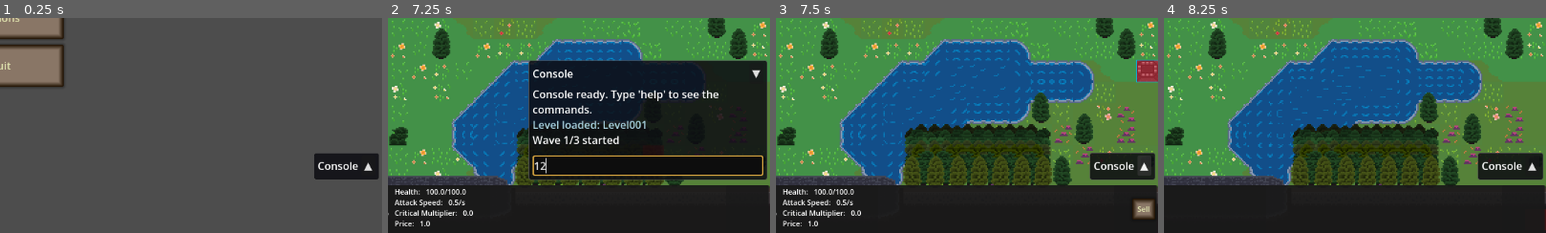
Above: before the commit, frames 1-4 (left to right).
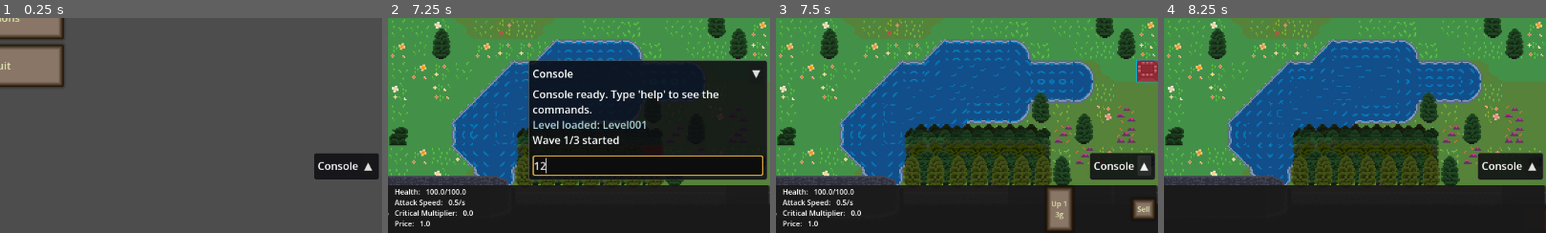
Above: after the commit, the same moments.

Repository: VelluVu/tower_def
Game: Godot game, scene res://scenes/main.tscn
The game is run twice, just before and just after one commit, with the same random seed, the same clock (stepped at 60 frames per second) and the same inputs. The engine's default icon, where the game draws it, is replaced by a stand-in: a white triangle on a blue panel in a dark square.
Inputs (mouse positions are % of the whole screen's width and height, from its top left):
- Up to frame 1 (0.25 s): no input
- Up to frame 2 (7.25 s): click "Start New Game" at 0.5 s; click (12, 87) at 1.27 s; click "start" at 2 s; click "Start wave" at 2.75 s; click "<<" at 3.5 s; click ">>" at 4.25 s; click (2, 92) at 5.02 s; click "▲" at 5.75 s; click (84, 84) at 6.52 s; type "12" at 6.6 s
- Up to frame 3 (7.5 s): click "▼" at 7.25 s
- Up to frame 4 (8.25 s): click "Sell" at 8 s
The pictures show only the part of the screen within x 50-100%, y 50-100%; the shares and areas given below are measured in that part.

Frames 1-2 are identical in both runs. In frame 3, 1.3% of the frame differs, in the area x 71-78%, y 79-99%; in frame 4, nothing differs.

Commit message:
Gold upgrades per building type with their own effects
Each building type gets its own BuildingUpgradeData: +15% damage on every
step plus attack speed (Bolter), radius (Nova), range (Beamer) or re-arm
speed (Leopard Trap). Walls get +25% max health per step at 3-10 gold and
keep the damage they have taken when upgraded. Decisions in the design doc.

Co-Authored-By: Claude Opus 5.5 <noreply@anthropic.com>

Diff:
--- a/scenes/unit/building/buildings/leopard_trap.tscn
+++ b/scenes/unit/building/buildings/leopard_trap.tscn
@@ -19,7 +19,7 @@
 [ext_resource type="Script" path="res://scenes/unit/skills/damage_data.gd" id="17_ykudp"]
 [ext_resource type="Script" path="res://scenes/unit/skills/overtime_effect_data.gd" id="18_gagl5"]
 [ext_resource type="Script" path="res://scenes/unit/modifier_manager.gd" id="19_3ukhc"]
-[ext_resource type="Resource" path="res://scenes/upgrades/building_upgrades/tower_upgrade_data.tres" id="0_upgradedata"]
+[ext_resource type="Resource" path="res://scenes/upgrades/building_upgrades/leopard_trap_upgrade_data.tres" id="0_upgradedata"]
 
 [sub_resource type="PhysicsMaterial" id="PhysicsMaterial_4ih23"]
 
--- a/scenes/unit/building/buildings/puffe_beamer.tscn
+++ b/scenes/unit/building/buildings/puffe_beamer.tscn
@@ -39,7 +39,7 @@
 [ext_resource type="Texture2D" uid="uid://b6lo5eq5siv2u" path="res://assets/art/ui/poison_element_icon.png" id="36_kci3i"]
 [ext_resource type="Texture2D" uid="uid://cw3b3xwravgoe" path="res://assets/art/units/evolve_glow.png" id="37_wqnxk"]
 [ext_resource type="Script" uid="uid://t7tjigistc7i" path="res://scenes/unit/modifier_manager.gd" id="39_8emt4"]
-[ext_resource type="Resource" path="res://scenes/upgrades/building_upgrades/tower_upgrade_data.tres" id="0_upgradedata"]
+[ext_resource type="Resource" path="res://scenes/upgrades/building_upgrades/beamer_upgrade_data.tres" id="0_upgradedata"]
 
 [sub_resource type="RectangleShape2D" id="RectangleShape2D_nli7h"]
 size = Vector2(16, 16)
--- a/scenes/unit/building/buildings/puffe_bolter.tscn
+++ b/scenes/unit/building/buildings/puffe_bolter.tscn
@@ -40,7 +40,7 @@
 [ext_resource type="Texture2D" uid="uid://4vr2yacqou07" path="res://assets/art/ui/frost_element_icon.png" id="31_t8h32"]
 [ext_resource type="Texture2D" uid="uid://b6lo5eq5siv2u" path="res://assets/art/ui/poison_element_icon.png" id="36_5eit6"]
 [ext_resource type="Script" path="res://scenes/unit/modifier_manager.gd" id="40_o7aqn"]
-[ext_resource type="Resource" path="res://scenes/upgrades/building_upgrades/tower_upgrade_data.tres" id="0_upgradedata"]
+[ext_resource type="Resource" path="res://scenes/upgrades/building_upgrades/bolter_upgrade_data.tres" id="0_upgradedata"]
 
 [sub_resource type="RectangleShape2D" id="RectangleShape2D_jxaqe"]
 size = Vector2(16, 16)
--- a/scenes/unit/building/buildings/puffe_nova.tscn
+++ b/scenes/unit/building/buildings/puffe_nova.tscn
@@ -40,7 +40,7 @@
 [ext_resource type="Texture2D" uid="uid://4vr2yacqou07" path="res://assets/art/ui/frost_element_icon.png" id="32_u1lqf"]
 [ext_resource type="Texture2D" uid="uid://b6lo5eq5siv2u" path="res://assets/art/ui/poison_element_icon.png" id="37_ywbce"]
 [ext_resource type="Script" path="res://scenes/unit/modifier_manager.gd" id="40_wh8uf"]
-[ext_resource type="Resource" path="res://scenes/upgrades/building_upgrades/tower_upgrade_data.tres" id="0_upgradedata"]
+[ext_resource type="Resource" path="res://scenes/upgrades/building_upgrades/nova_upgrade_data.tres" id="0_upgradedata"]
 
 [sub_resource type="RectangleShape2D" id="RectangleShape2D_jxaqe"]
 size = Vector2(16, 16)
--- a/scenes/unit/building/buildings/wall.tscn
+++ b/scenes/unit/building/buildings/wall.tscn
@@ -18,6 +18,7 @@
 [ext_resource type="PackedScene" uid="uid://bp7hd4rdex5do" path="res://scenes/unit/skills/skill_state_timers.tscn" id="16_waran"]
 [ext_resource type="Script" path="res://scenes/unit/skills/damage_data.gd" id="17_35ks3"]
 [ext_resource type="Script" path="res://scenes/unit/modifier_manager.gd" id="18_l28n7"]
+[ext_resource type="Resource" path="res://scenes/upgrades/building_upgrades/wall_upgrade_data.tres" id="0_upgradedata"]
 
 [sub_resource type="PhysicsMaterial" id="PhysicsMaterial_4ih23"]
 
@@ -412,6 +413,7 @@
 
 [node name="EvolveTree" type="Node" parent="."]
 script = ExtResource("11_0j38t")
+upgrade_data = ExtResource("0_upgradedata")
 
 [node name="EvolveBranch" type="Node" parent="EvolveTree"]
 script = ExtResource("12_ipd6y")
--- a/scenes/upgrades/building_type_upgrades.gd
+++ b/scenes/upgrades/building_type_upgrades.gd
@@ -145,8 +145,15 @@
 
 
 func _apply_upgrade(building : Building) -> void:
+	#Health is not modified with MaxHealth, so keep the damage taken and add the new max on top
+	var missing_health : float = building.stats.get_stat_value(Utils.StatType.MaxHealth) - building.stats.get_stat_value(Utils.StatType.Health)
+
 	for resource in building.evolve_tree.upgrade_data.upgrade_resources:
 		building.modifier_manager.add_modifier(resource.get_modifier_data())
+
+	var health : Stat = building.stats.get_stat(Utils.StatType.Health)
+	if health != null:
+		health.value = building.stats.get_stat_value(Utils.StatType.MaxHealth) - missing_health
 
 
 func _apply_evolve(building : Building, leaf_path : NodePath) -> void:
--- /dev/null
+++ b/scenes/upgrades/building_upgrades/beamer_upgrade_data.tres
@@ -0,0 +1,33 @@
+[gd_resource type="Resource" script_class="BuildingUpgradeData" format=3]
+
+[ext_resource type="Script" path="res://scenes/upgrades/building_upgrade_data.gd" id="1_data"]
+[ext_resource type="Script" path="res://scenes/unit/evolve_tree/evolve_resource.gd" id="2_evolve"]
+
+[sub_resource type="Resource" id="Resource_damage"]
+script = ExtResource("2_evolve")
+modifier_type = 0
+elements = 15
+modify_stat_type = 2
+modify_type = 2
+is_randomized_modify_value = false
+is_percent = true
+modify_value = 0.15
+evolve_name = "Damage"
+
+[sub_resource type="Resource" id="Resource_attack_range"]
+script = ExtResource("2_evolve")
+modifier_type = 0
+elements = 15
+modify_stat_type = 5
+modify_type = 0
+is_randomized_modify_value = false
+is_percent = false
+modify_value = 0.25
+evolve_name = "Attack Range"
+
+[resource]
+script = ExtResource("1_data")
+upgrade_resources = Array[ExtResource("2_evolve")]([SubResource("Resource_damage"), SubResource("Resource_attack_range")])
+upgrade_cost_ratios = Array[float]([0.5, 0.75, 1.0, 1.25, 1.5, 1.75])
+evolve_cost_ratios = Array[float]([1.5, 2.5, 4.0])
+upgrades_per_tier = 2
--- /dev/null
+++ b/scenes/upgrades/building_upgrades/leopard_trap_upgrade_data.tres
@@ -0,0 +1,33 @@
+[gd_resource type="Resource" script_class="BuildingUpgradeData" format=3]
+
+[ext_resource type="Script" path="res://scenes/upgrades/building_upgrade_data.gd" id="1_data"]
+[ext_resource type="Script" path="res://scenes/unit/evolve_tree/evolve_resource.gd" id="2_evolve"]
+
+[sub_resource type="Resource" id="Resource_damage"]
+script = ExtResource("2_evolve")
+modifier_type = 0
+elements = 15
+modify_stat_type = 2
+modify_type = 2
+is_randomized_modify_value = false
+is_percent = true
+modify_value = 0.15
+evolve_name = "Damage"
+
+[sub_resource type="Resource" id="Resource_attack_speed"]
+script = ExtResource("2_evolve")
+modifier_type = 0
+elements = 15
+modify_stat_type = 6
+modify_type = 0
+is_randomized_modify_value = false
+is_percent = true
+modify_value = 0.1
+evolve_name = "Re-arm Speed"
+
+[resource]
+script = ExtResource("1_data")
+upgrade_resources = Array[ExtResource("2_evolve")]([SubResource("Resource_damage"), SubResource("Resource_attack_speed")])
+upgrade_cost_ratios = Array[float]([0.5, 0.75, 1.0, 1.25, 1.5, 1.75])
+evolve_cost_ratios = Array[float]([1.5, 2.5, 4.0])
+upgrades_per_tier = 2
--- /dev/null
+++ b/scenes/upgrades/building_upgrades/nova_upgrade_data.tres
@@ -0,0 +1,33 @@
+[gd_resource type="Resource" script_class="BuildingUpgradeData" format=3]
+
+[ext_resource type="Script" path="res://scenes/upgrades/building_upgrade_data.gd" id="1_data"]
+[ext_resource type="Script" path="res://scenes/unit/evolve_tree/evolve_resource.gd" id="2_evolve"]
+
+[sub_resource type="Resource" id="Resource_damage"]
+script = ExtResource("2_evolve")
+modifier_type = 0
+elements = 15
+modify_stat_type = 2
+modify_type = 2
+is_randomized_modify_value = false
+is_percent = true
+modify_value = 0.15
+evolve_name = "Damage"
+
+[sub_resource type="Resource" id="Resource_attack_range"]
+script = ExtResource("2_evolve")
+modifier_type = 0
+elements = 15
+modify_stat_type = 5
+modify_type = 0
+is_randomized_modify_value = false
+is_percent = false
+modify_value = 0.25
+evolve_name = "Attack Range"
+
+[resource]
+script = ExtResource("1_data")
+upgrade_resources = Array[ExtResource("2_evolve")]([SubResource("Resource_damage"), SubResource("Resource_attack_range")])
+upgrade_cost_ratios = Array[float]([0.5, 0.75, 1.0, 1.25, 1.5, 1.75])
+evolve_cost_ratios = Array[float]([1.5, 2.5, 4.0])
+upgrades_per_tier = 2
--- /dev/null
+++ b/scenes/upgrades/building_upgrades/wall_upgrade_data.tres
@@ -0,0 +1,22 @@
+[gd_resource type="Resource" script_class="BuildingUpgradeData" format=3]
+
+[ext_resource type="Script" path="res://scenes/upgrades/building_upgrade_data.gd" id="1_data"]
+[ext_resource type="Script" path="res://scenes/unit/evolve_tree/evolve_resource.gd" id="2_evolve"]
+
+[sub_resource type="Resource" id="Resource_max_health"]
+script = ExtResource("2_evolve")
+modifier_type = 0
+elements = 15
+modify_stat_type = 1
+modify_type = 2
+is_randomized_modify_value = false
+is_percent = true
+modify_value = 0.25
+evolve_name = "Max Health"
+
+[resource]
+script = ExtResource("1_data")
+upgrade_resources = Array[ExtResource("2_evolve")]([SubResource("Resource_max_health")])
+upgrade_cost_ratios = Array[float]([3.0, 4.0, 5.0, 6.0, 8.0, 10.0])
+evolve_cost_ratios = Array[float]([1.5, 2.5, 4.0])
+upgrades_per_tier = 2
Not shown: 1 places in scenes/unit/building/buildings/wall.tscn that only renumber resources
Renamed: scenes/upgrades/building_upgrades/tower_upgrade_data.tres -> scenes/upgrades/building_upgrades/bolter_upgrade_data.tres
Not shown, changed: .claude/skills/td_content/SKILL.md
Not shown, changed: CLAUDE.md
Not shown, changed: docs/design/progression.md
